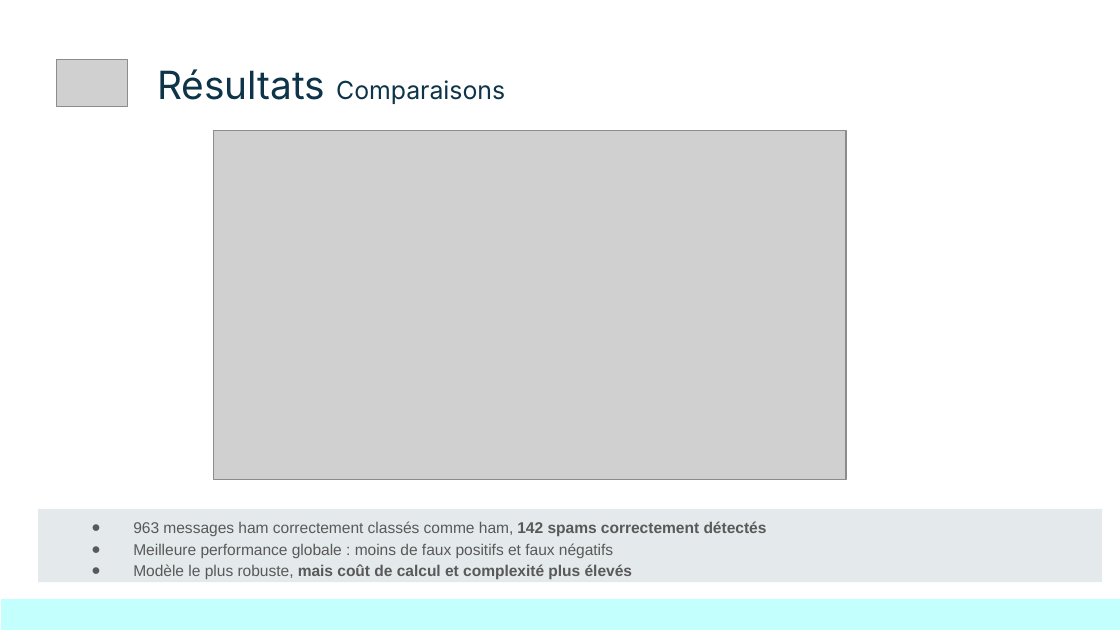
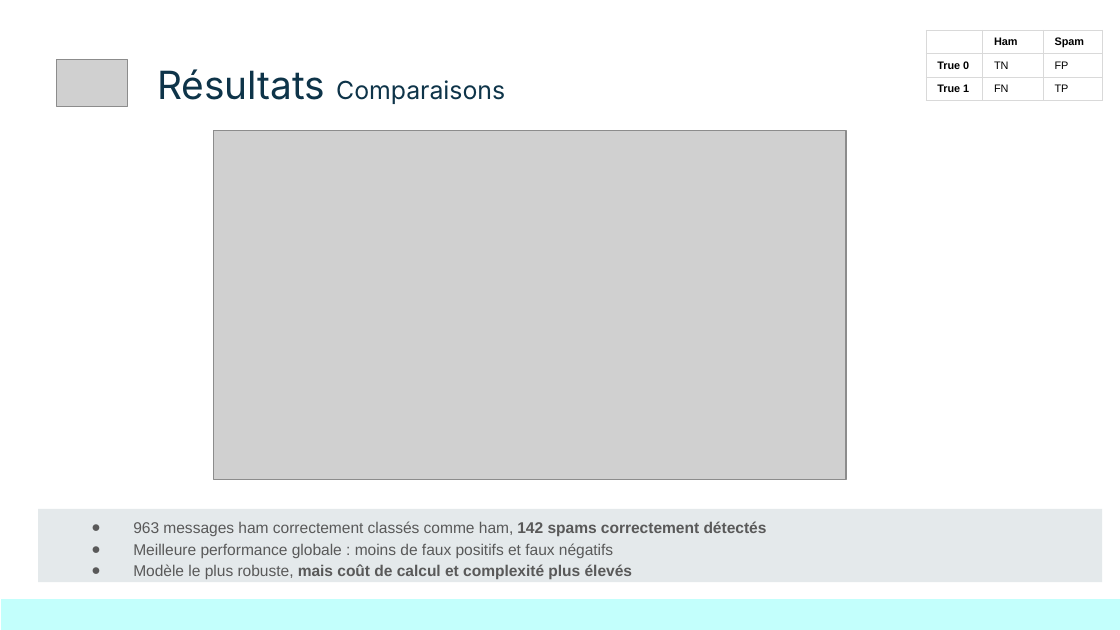
Before and after one commit to jyvuillequez/Bloc_04_Projet_ATnT, a slide deck: slide 9 of présentation/Bloc_04_Projet_ATnT.pptx. Drawn at 1120x630 pixels with LibreOffice and Linux fonts; fonts in the diff are those of the drawing; grey boxes stand for pictures. Boxes give left, top, right and bottom in pixels: in the first picture for what was removed or moved away, otherwise in the second. Text is boxed around its words. In the diff, an @@ line names an element or a change of style, - is before the commit and + after.

```diff
--- a/présentation/Bloc_04_Projet_ATnT.pptx
+++ b/présentation/Bloc_04_Projet_ATnT.pptx
@@ table added at bbox=[926, 30, 1102, 103], 3 rows, 3 columns @@
+ | Ham | Spam
+True 0 | TN | FP
+True 1 | FN | TP
```
Also in this commit, not shown: 5 other slides changed, 2 other files.
